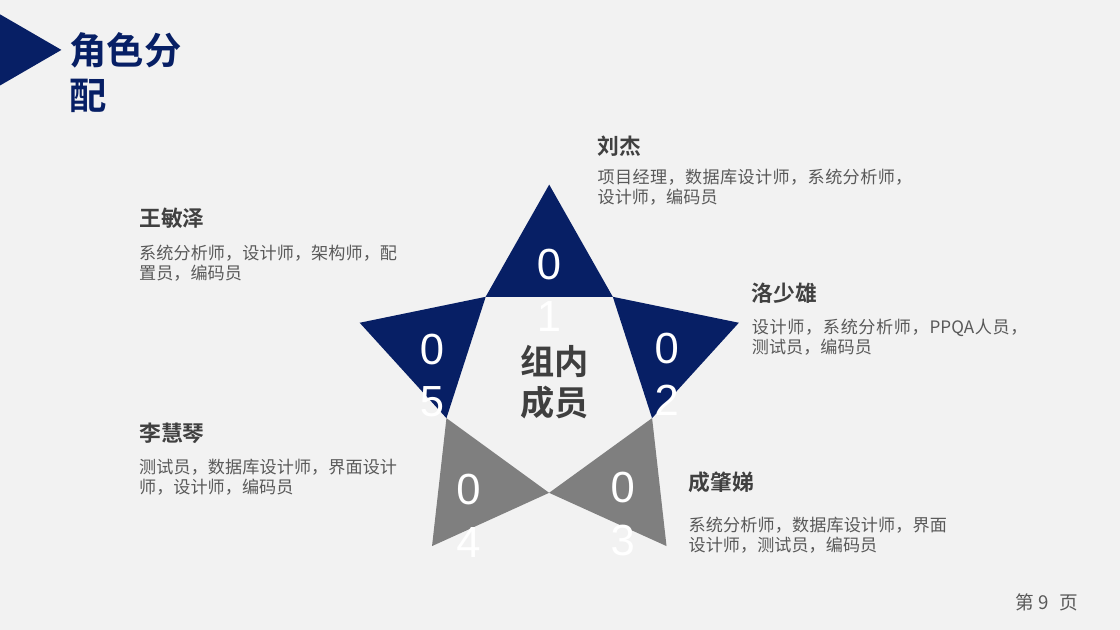
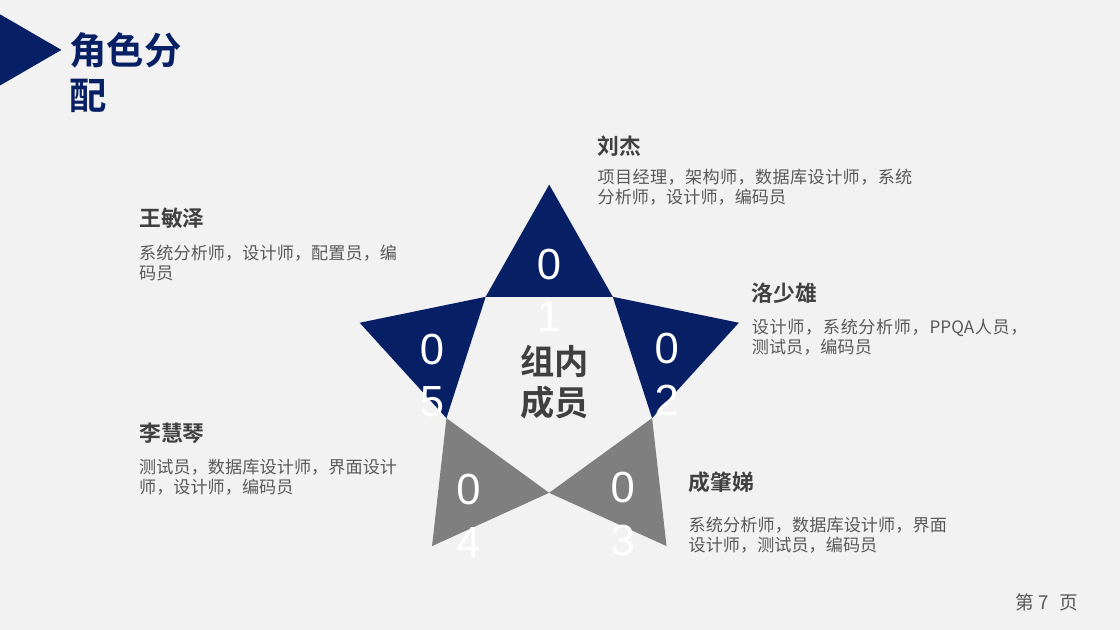
Before and after one commit to NillsWang/OlineEducationSys, a slide deck: slide 7 of practical_exloir/精化阶段/8组 阶段评审 刘杰 .pptx (slide 9 before the commit). Drawn at 1120x630 pixels with LibreOffice and Linux fonts; fonts in the diff are those of the drawing. Boxes give left, top, right and bottom in pixels: in the first picture for what was removed or moved away, otherwise in the second. Text is boxed around its words. In the diff, an @@ line names an element or a change of style, - is before the commit and + after.

```diff
--- a/practical_exloir/精化阶段/8组 阶段评审 刘杰 .pptx
+++ b/practical_exloir/精化阶段/8组 阶段评审 刘杰 .pptx
@@ text at [598,168,913,205]: text changed @@
-项目经理，数据库设计师，系统分析师，设计师，编码员
+项目经理，架构师，数据库设计师，系统分析师，设计师，编码员
@@ text at [139,244,397,281]: text changed @@
-系统分析师，设计师，架构师，配置员，编码员
+系统分析师，设计师，配置员，编码员
@@ page number at [1016,593,1078,611]: text changed @@
-第 9 页
+第 7 页
```
Also in this commit, not shown: 8 other slides changed, 4 slides added, 8 slides removed, 1 other file.
